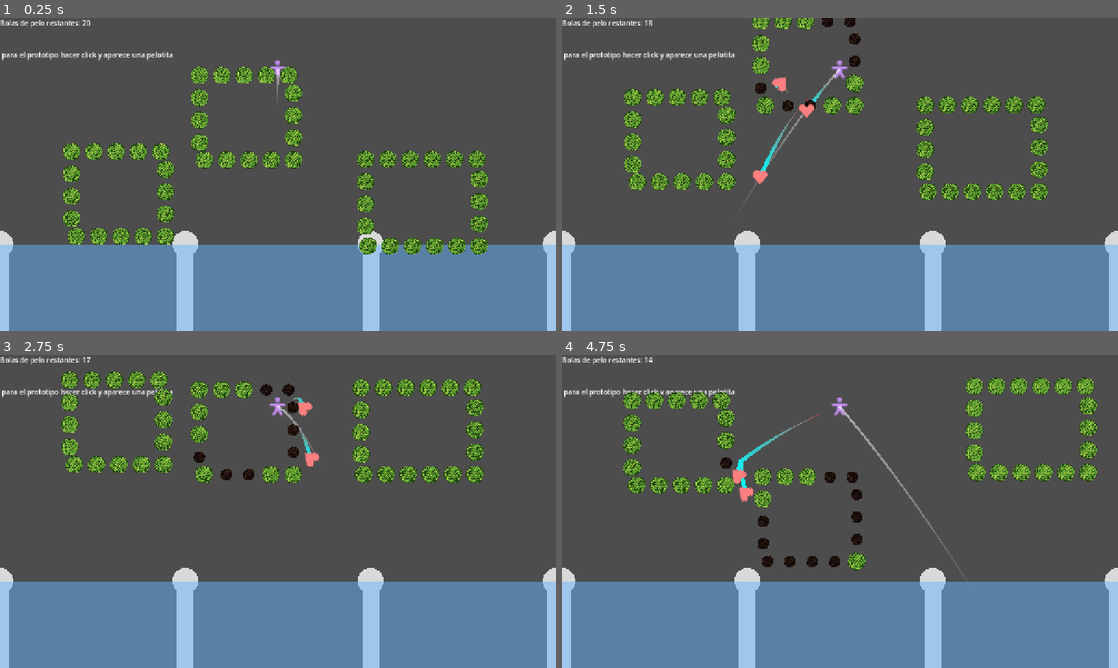
Above: before the commit, frames 1-4 (two rows, left to right).
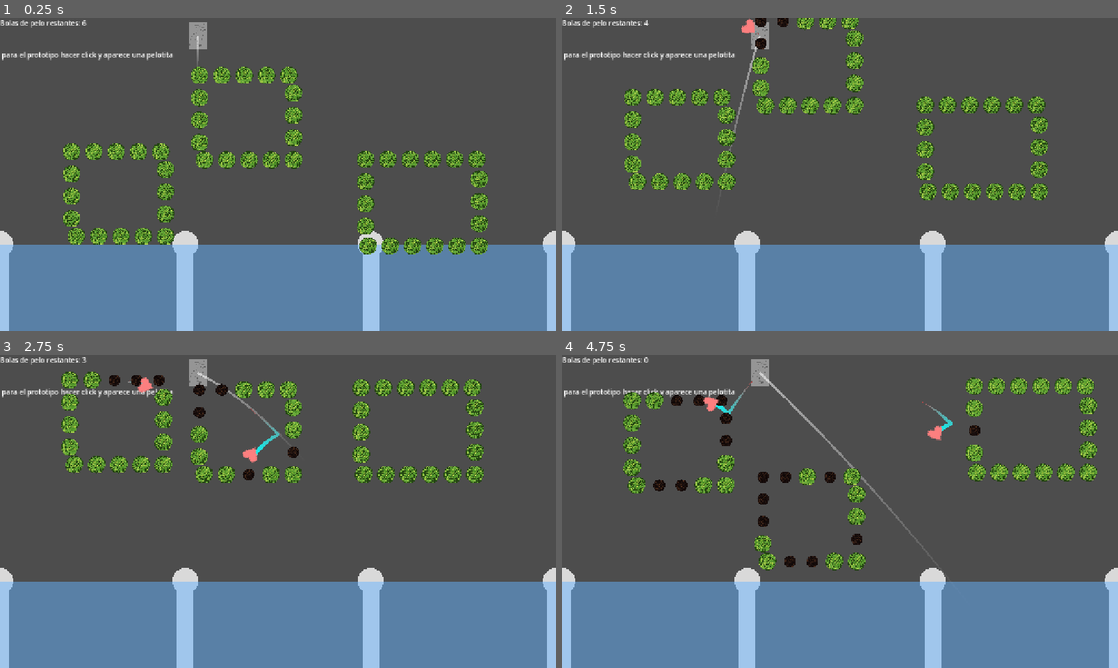
Above: after the commit, the same moments.

Repository: Markynico/LUJ-2026
Game: Godot game, scene res://escenas/prueba_escena.tscn
Same seed, same stepped clock (60 frames per second), same inputs: the game is played once before the commit and once after it. Sound files missing from this copy of the repository are replaced by a short silence.
Inputs (mouse positions are in pixels of both pictures, inside the frame that each line leads up to):
- Up to frame 1 (0.25 s): no input
- Up to frame 2 (1.5 s): tap Y at 0.5, 1.25 s; move the mouse to (962, 158) at 0.52 s; click (962, 158) at 0.67 s; drag from (728, 190) to (656, 287) at 1.27 s
- Up to frame 3 (2.75 s): tap Y at 2 s; move the mouse to (333, 442) at 2.02 s; click (333, 442) at 2.17 s
- Up to frame 4 (4.75 s): tap Y at 2.75, 3.5, 4.25 s; drag from (812, 574) to (1023, 624) at 2.77 s; move the mouse to (1006, 558) at 3.52 s; click (1006, 558) at 3.67 s; drag from (673, 464) to (1023, 624) at 4.27 s

The runs differ from the first frame. In frame 1, 0.4% of the frame differs, in the area x 14-52%, y 0-26%; in frame 2, 2.0%; in frame 3, 2.6%; in frame 4, 3.9%, in the area x 14-76%, y 0-69%.

Commit message:
Lanzar gato
El gato ya puede ser lanzado
- Se creó la escena/clase Gato
- DisparadorPelotitas ahora es hijo de Gato

Diff:
--- a/luj-2026/escenas/bola_de_pelos.tscn
+++ b/luj-2026/escenas/bola_de_pelos.tscn
@@ -4,13 +4,13 @@
 [ext_resource type="Resource" uid="uid://cefp6mo0t1mgi" path="res://scripts/resources/BolaPelosNormal.tres" id="2_rguhl"]
 [ext_resource type="Texture2D" uid="uid://bsk14c2sew84m" path="res://iconos_custom/gobot.svg" id="2_unop5"]
 [ext_resource type="Script" uid="uid://c31lbqa2grch4" path="res://scripts/pelotitas_custom/efectos_pelotita.gd" id="3_mfh0k"]
-[ext_resource type="Script" uid="uid://oyp7vfsbtov4" path="res://scripts/pelotitas_custom/efecto_espejismo.gd" id="4_mfh0k"]
+[ext_resource type="Script" uid="uid://5i4oxxen13xa" path="res://scripts/pelotitas_custom/efecto_rebote_normal.gd" id="4_mfh0k"]
 [ext_resource type="AudioStream" uid="uid://2jvby7clemka" path="res://assets/audio/sfx/romper_pelotita.wav" id="4_rguhl"]
 [ext_resource type="PackedScene" uid="uid://dmexovyecfyo4" path="res://escenas/componentes/estela_movimiento.tscn" id="4_tra1g"]
 
-[sub_resource type="Resource" id="Resource_mfh0k"]
+[sub_resource type="Resource" id="Resource_bbvk0"]
 script = ExtResource("4_mfh0k")
-metadata/_custom_type_script = "uid://oyp7vfsbtov4"
+metadata/_custom_type_script = "uid://5i4oxxen13xa"
 
 [sub_resource type="CircleShape2D" id="CircleShape2D_37ege"]
 radius = 19.026299
@@ -22,7 +22,7 @@
 max_contacts_reported = 2
 script = ExtResource("1_q2vq6")
 configuracion_pelotita = ExtResource("2_rguhl")
-efectos_al_rebotar = Array[ExtResource("3_mfh0k")]([SubResource("Resource_mfh0k")])
+efectos_al_rebotar = Array[ExtResource("3_mfh0k")]([SubResource("Resource_bbvk0")])
 sprite_bola = NodePath("SpriteBola")
 estela_movimiento = NodePath("EstelaMovimiento")
 audio = NodePath("AudioRebote")
--- a/luj-2026/escenas/componentes/disparador_pelotita.tscn
+++ b/luj-2026/escenas/componentes/disparador_pelotita.tscn
@@ -10,6 +10,7 @@
 escena_pelotita_prueba = ExtResource("2_of528")
 
 [node name="Sprite2D" type="Sprite2D" parent="." unique_id=769145456]
+visible = false
 scale = Vector2(3, 3)
 texture = ExtResource("3_of528")
 
--- /dev/null
+++ b/luj-2026/escenas/gato.tscn
@@ -0,0 +1,23 @@
+[gd_scene format=3 uid="uid://che0rryy8c7cq"]
+
+[ext_resource type="Texture2D" uid="uid://slp70pl61824" path="res://assets/placeholders/cat_placeholder.png" id="1_g1sv5"]
+[ext_resource type="Script" uid="uid://cvo1oqa6q40ut" path="res://scripts/gato.gd" id="1_vrxw6"]
+[ext_resource type="PackedScene" uid="uid://brhfmi38jresg" path="res://escenas/componentes/disparador_pelotita.tscn" id="3_bbvk0"]
+
+[sub_resource type="CircleShape2D" id="CircleShape2D_dklp6"]
+radius = 21.0
+
+[node name="Gato" type="RigidBody2D" unique_id=69399080 node_paths=PackedStringArray("disparador_pelotitas", "colision")]
+script = ExtResource("1_vrxw6")
+disparador_pelotitas = NodePath("DisparadorPelotita")
+colision = NodePath("CollisionShape2D")
+
+[node name="Sprite2D" type="Sprite2D" parent="." unique_id=36343804]
+position = Vector2(0, 1.9073486e-06)
+scale = Vector2(0.048900288, 0.04645961)
+texture = ExtResource("1_g1sv5")
+
+[node name="CollisionShape2D" type="CollisionShape2D" parent="." unique_id=1688846017]
+shape = SubResource("CircleShape2D_dklp6")
+
+[node name="DisparadorPelotita" parent="." unique_id=1250010144 instance=ExtResource("3_bbvk0")]
--- a/luj-2026/escenas/prueba_escena.tscn
+++ b/luj-2026/escenas/prueba_escena.tscn
@@ -1,7 +1,7 @@
 [gd_scene format=3 uid="uid://dmc7utikh5oir"]
 
 [ext_resource type="PackedScene" uid="uid://djxr6fsxwllx3" path="res://escenas/game_manager.tscn" id="1_7oqg1"]
-[ext_resource type="PackedScene" uid="uid://brhfmi38jresg" path="res://escenas/componentes/disparador_pelotita.tscn" id="2_jn8va"]
+[ext_resource type="PackedScene" uid="uid://che0rryy8c7cq" path="res://escenas/gato.tscn" id="2_3a2ma"]
 [ext_resource type="PackedScene" uid="uid://b07gjr8bpk3tm" path="res://escenas/hud.tscn" id="3_l1he2"]
 [ext_resource type="Script" uid="uid://bh3lxufik2p65" path="res://scripts/niveles/cargador_de_nivel.gd" id="3_qjisj"]
 [ext_resource type="Resource" uid="uid://dqestmncri4nu" path="res://niveles/prueba divisiones.tres" id="4_7oqg1"]
@@ -10,11 +10,12 @@
 
 [node name="PRUEBA_ESCENA" type="Node2D" unique_id=1045362644]
 
-[node name="GameManager" parent="." unique_id=627731887 node_paths=PackedStringArray("disparador") instance=ExtResource("1_7oqg1")]
-disparador = NodePath("../DisparadorPelotita")
-
-[node name="DisparadorPelotita" parent="." unique_id=59303478 node_paths=PackedStringArray("game_manager") instance=ExtResource("2_jn8va")]
-position = Vector2(639, 118)
+[node name="GameManager" parent="." unique_id=627731887 node_paths=PackedStringArray("gato") instance=ExtResource("1_7oqg1")]
+gato = NodePath("../Gato")
+bolas_maximas = 6
+
+[node name="Gato" parent="." unique_id=69399080 node_paths=PackedStringArray("game_manager") instance=ExtResource("2_3a2ma")]
+position = Vector2(455, 41)
 game_manager = NodePath("../GameManager")
 
 [node name="HUD" parent="." unique_id=2102008230 node_paths=PackedStringArray("game_manager") instance=ExtResource("3_l1he2")]
--- a/luj-2026/scripts/disparador_pelotita.gd
+++ b/luj-2026/scripts/disparador_pelotita.gd
@@ -7,16 +7,12 @@
 @export var escena_pelotita_prueba : PackedScene
 ##multiplicador de fuerza que se aplica para empujar la pelotita, se usa para multiplicar a la velocidad inicial (velocidad inicial se da por que tan lejos esta el mouse del michi)
 
-@export var game_manager : GameManager
-
 @export var fuerza_disparo : float = 2.0
 var velocidad_inicial : Vector2
 var posicion_mouse : Vector2
 var bolitas_creadas : int = 0
 #var gravedad = ProjectSettings.get_setting("physics/2d/default_gravity") arreglarrrr
 
-func _ready() -> void:
-	game_manager.pedir_lanzar_bola.connect(_on_pedir_lanzar_bola)
 
 func _input(event: InputEvent) -> void:
 	if event is InputEventMouseMotion:
@@ -30,7 +26,7 @@
 			print("BOLITA CREADA: " + str(bolitas_creadas))
 			disparo.emit()
 
-func _on_pedir_lanzar_bola () -> void:
+func escupir_bola () -> void:
 		var instancia : BolaDePelos = escena_pelotita_prueba.instantiate()
 		add_child(instancia)
 		#instancia.global_position = posicion_mouse
--- a/luj-2026/scripts/game_manager.gd
+++ b/luj-2026/scripts/game_manager.gd
@@ -3,19 +3,19 @@
 extends Node
 
 signal bola_usada(bolas_restantes : int)
-signal pedir_lanzar_bola
+signal gato_lanza_bola
 signal lanzar_gato
 
 enum EstadoDeJuego{
 	ESPERANDO, #Al iniciar el nivel y elegir los poderes
 	TIENDA, #Mientras se compra
-	JUGANDO,
+	LANZANDO_BOLAS,
 	LANZANDO_GATO,
 	NIVEL_COMPLETADO,
 	GAME_OVER
 }
 
-@export var disparador : DisparadorPelotita
+@export var gato : Gato
 @export var bolas_maximas : int = 20
 
 var bolas_restantes : int = 0
@@ -23,9 +23,9 @@
 
 func _ready() -> void:
 	bolas_restantes = bolas_maximas
-	estado_actual = EstadoDeJuego.JUGANDO
+	estado_actual = EstadoDeJuego.LANZANDO_BOLAS
 
-	disparador.disparo.connect(disparar_bola)
+	gato.disparador_pelotitas.disparo.connect(disparar_bola)
 
 
 
@@ -33,23 +33,19 @@
 #======= FUNCIONES ==========
 
 func disparar_bola() -> void:
-	if estado_actual != EstadoDeJuego.JUGANDO:
+	if estado_actual != EstadoDeJuego.LANZANDO_BOLAS:
 		return
 
+	print("JUGANDO")
+	if bolas_restantes > 0:
+		bolas_restantes -= 1
+		bola_usada.emit(bolas_restantes) #Se conecta con la interfaz
+		gato_lanza_bola.emit() #Se conecta con el disparador
+
 	if bolas_restantes <= 0:
-		if estado_actual != EstadoDeJuego.LANZANDO_GATO:
-			disparar_gato()
-			return
-		else:
-			return
-
-	bolas_restantes -=1
-
-	bola_usada.emit(bolas_restantes) #Se conecta con la interfaz
-	pedir_lanzar_bola.emit() #Se conecta con el disparador
+			cambiar_gato()
 
 
-
-func disparar_gato() -> void:
+func cambiar_gato() -> void:
 	estado_actual = EstadoDeJuego.LANZANDO_GATO
 	lanzar_gato.emit() #Se conecta con el disparador
--- /dev/null
+++ b/luj-2026/scripts/gato.gd
@@ -0,0 +1,54 @@
+class_name Gato
+extends RigidBody2D
+
+signal escupir_bola
+
+@export var disparador_pelotitas : DisparadorPelotita
+@export var game_manager : GameManager
+@export var colision : CollisionShape2D
+
+@export var fuerza_disparo : float = 2.0
+
+var velocidad_inicial : Vector2
+var posicion_mouse : Vector2
+var listo_para_lanzar : bool
+
+func _ready() -> void:
+	freeze = true
+	colision.set_deferred("disabled", true)
+	listo_para_lanzar = false
+	game_manager.gato_lanza_bola.connect(preparar_bola)
+	game_manager.lanzar_gato.connect(preparar_lanzamiento)
+
+#============ INPUT ==============
+func _input(event: InputEvent) -> void:
+	if not listo_para_lanzar:
+		return
+
+	if event is InputEventMouseMotion: #Se esta moviendo el mouse
+		posicion_mouse = get_global_mouse_position()
+		velocidad_inicial = (global_position - posicion_mouse) * fuerza_disparo #no lo normalizo para q justamente dispare mas fuerte si el mouse esta lejos
+	if event is InputEventMouseButton:
+		if event.button_index == MOUSE_BUTTON_LEFT and event.pressed:
+			lanzar()
+
+#============ FUNCIONES ==============
+
+func preparar_lanzamiento():
+	call_deferred("habilitar_lanzamiento")
+
+
+func habilitar_lanzamiento():
+	listo_para_lanzar = true
+	print("GATO LANZAMIENTO LISTO")
+
+func lanzar():
+	freeze = false
+	colision.set_deferred("disabled", false)
+	apply_impulse(-velocidad_inicial)
+
+	listo_para_lanzar = false
+
+
+func preparar_bola():
+	disparador_pelotitas.escupir_bola()
Binary file added: luj-2026/assets/placeholders/cat_placeholder.png
Not shown, added: luj-2026/assets/placeholders/cat_placeholder.png.import
Not shown, added: luj-2026/scripts/gato.gd.uid
